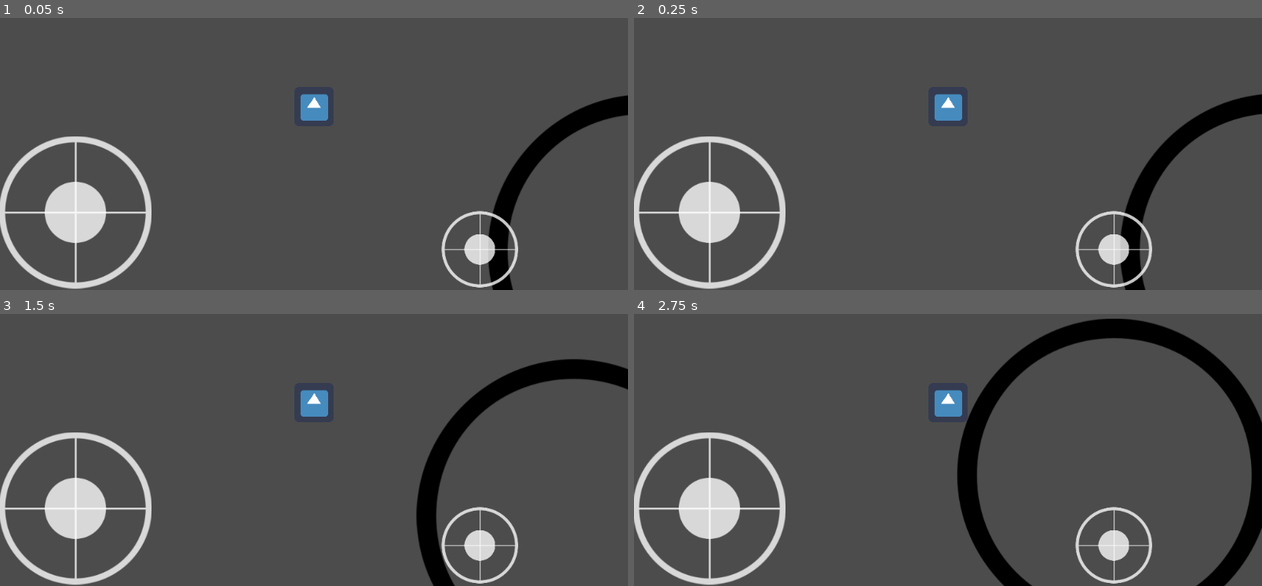
Above: before the commit, frames 1-4 (two rows, left to right).
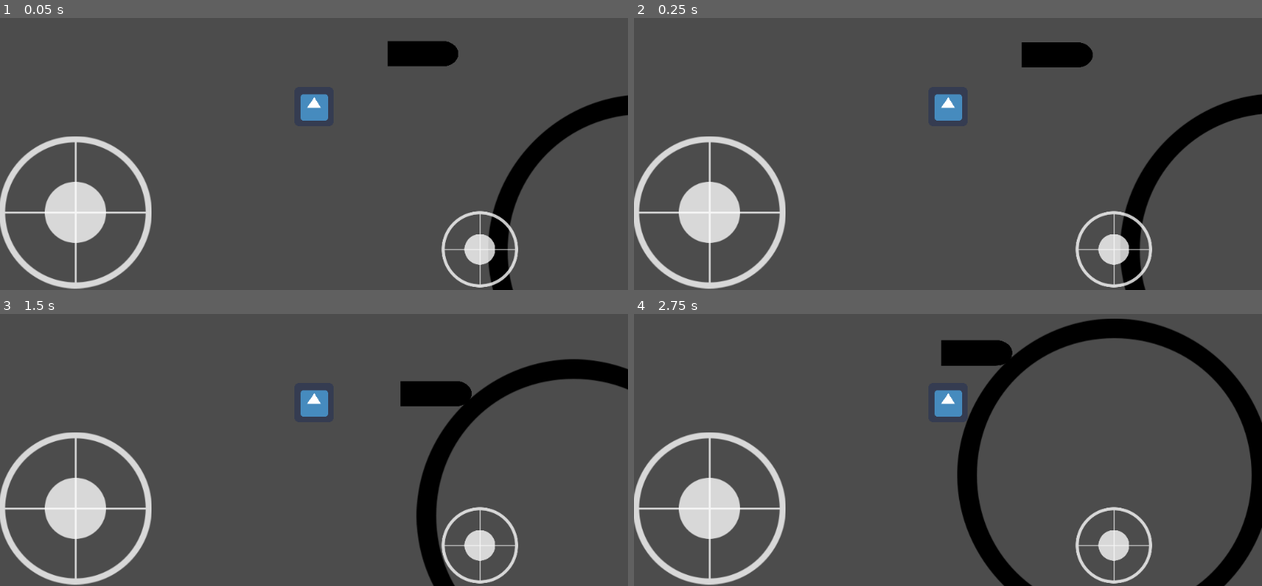
Above: after the commit, the same moments.

Repository: PhilipWee/spacegame
Game: Godot game, scene res://map/map.tscn
Same seed, same stepped clock (60 frames per second), same inputs: the game is played once before the commit and once after it. The project has no main scene, so this scene is started directly. The engine's default icon, where the game draws it, is replaced by a stand-in: a white triangle on a blue panel in a dark square.
Inputs (mouse positions are in pixels of both pictures, inside the frame that each line leads up to):
- Up to frame 1 (0.05 s): no input
- Up to frame 2 (0.25 s): no input
- Up to frame 3 (1.5 s): drag from (150, 585) to (376, 322) at 0.52 s; drag from (521, 583) to (282, 477) at 1.27 s
- Up to frame 4 (2.75 s): move the mouse to (1010, 322) at 2.02 s; click (1010, 322) at 2.17 s

The runs differ from the first frame. In frame 1, 1.0% of the frame differs, in the area x 61-73%, y 8-18%; in frame 2, 1.0%; in frame 3, 1.0%; in frame 4, 1.0%, in the area x 48-61%, y 9-20%.

Commit message:
bullet with gravity

Diff:
--- a/gravityHandler.gd
+++ b/gravityHandler.gd
@@ -4,8 +4,11 @@
 export var G = 100
 
 var planet_data : PoolVector3Array = []
+#Add to the gravity handler group
+
 
 func _ready():
+	$".".add_to_group("gravityHandler")
 	var children = get_parent().get_children()
 	for child in children:
 		if child.get_filename() == Planet.get_path():
--- a/map/gravityHandler.tscn
+++ b/map/gravityHandler.tscn
@@ -1,6 +1,10 @@
-[gd_scene load_steps=2 format=2]
+[gd_scene load_steps=3 format=2]
 
 [ext_resource path="res://gravityHandler.gd" type="Script" id=1]
+[ext_resource path="res://map/planet/planet.tscn" type="PackedScene" id=2]
 
-[node name="gravityHandler" type="Node2D"]
+[node name="gravityHandler" type="Node2D" groups=[
+"gravityHandler",
+]]
 script = ExtResource( 1 )
+Planet = ExtResource( 2 )
--- a/map/map.tscn
+++ b/map/map.tscn
@@ -1,18 +1,21 @@
-[gd_scene load_steps=4 format=2]
+[gd_scene load_steps=5 format=2]
 
-[ext_resource path="res://map/planet/planet.tscn" type="PackedScene" id=1]
-[ext_resource path="res://player/player.tscn" type="PackedScene" id=2]
-[ext_resource path="res://map/gravityHandler.tscn" type="PackedScene" id=3]
+[ext_resource path="res://map/gravityHandler.tscn" type="PackedScene" id=1]
+[ext_resource path="res://player/bullet/bullet.tscn" type="PackedScene" id=2]
+[ext_resource path="res://map/planet/planet.tscn" type="PackedScene" id=3]
+[ext_resource path="res://player/player.tscn" type="PackedScene" id=4]
 
 [node name="map" type="Node2D"]
 
-[node name="planet" parent="." instance=ExtResource( 1 )]
+[node name="gravityHandler" parent="." instance=ExtResource( 1 )]
+
+[node name="bullet" parent="." instance=ExtResource( 2 )]
+position = Vector2( 177.565, -85.9184 )
+
+[node name="planet" parent="." instance=ExtResource( 3 )]
 position = Vector2( 539.854, 236.276 )
 mode = 1
 mass = 100.0
 gravity_scale = 0.0
 
-[node name="player" parent="." instance=ExtResource( 2 )]
-
-[node name="gravityHandler" parent="." instance=ExtResource( 3 )]
-Planet = ExtResource( 1 )
+[node name="player" parent="." instance=ExtResource( 4 )]
--- /dev/null
+++ b/player/bullet/bullet.gd
@@ -0,0 +1,22 @@
+extends KinematicBody2D
+
+
+var gravity_node
+var vel = Vector2.ZERO
+
+# Called when the node enters the scene tree for the first time.
+func _ready():
+	gravity_node = get_tree().get_nodes_in_group("gravityHandler")[0]
+
+func _move():
+	#----Gravity Handling Code----
+	if gravity_node:
+		vel += gravity_node.get_gravity_field(position)
+
+	#----Collision Handling Code----
+	var collision = move_and_collide(vel)
+	if collision:
+		vel = Vector2.ZERO
+
+func _physics_process(delta):
+	_move()
--- /dev/null
+++ b/player/bullet/bullet.tscn
@@ -0,0 +1,26 @@
+[gd_scene load_steps=4 format=2]
+
+[ext_resource path="res://player/bullet/bullet.gd" type="Script" id=1]
+[ext_resource path="res://player/bullet/bullet.png" type="Texture" id=2]
+
+[sub_resource type="SpriteFrames" id=1]
+animations = [ {
+"frames": [ ExtResource( 2 ) ],
+"loop": true,
+"name": "default",
+"speed": 5.0
+} ]
+
+[node name="bullet" type="KinematicBody2D" groups=[
+"gravityHandler",
+]]
+script = ExtResource( 1 )
+
+[node name="AnimatedSprite" type="AnimatedSprite" parent="."]
+position = Vector2( -0.0224762, -0.525177 )
+scale = Vector2( 0.145637, 0.145637 )
+frames = SubResource( 1 )
+
+[node name="CollisionPolygon2D" type="CollisionPolygon2D" parent="."]
+position = Vector2( 0, -0.358482 )
+polygon = PoolVector2Array( -58.0428, 20.2954, -58.0428, -21.5027, 35.9464, -21.5027, 47.4691, -17.6618, 54.699, -10.4319, 58.0881, -0.264759, 55.1509, 9.22454, 46.5653, 16.4545, 36.1723, 20.0694 )
Binary file added: player/bullet/bullet.png
Not shown, added: player/bullet/bullet.png.import
